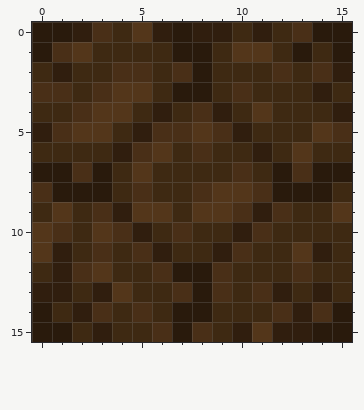
File history of a pixel-art sprite, MoreLights/MoreLightsRP/textures/blocks/dark_oak_lamp.png. Above, as it was before the edit.
The file is 16x16 pixels. Colours within 5 levels of each other are drawn and written as one.
Once edited:
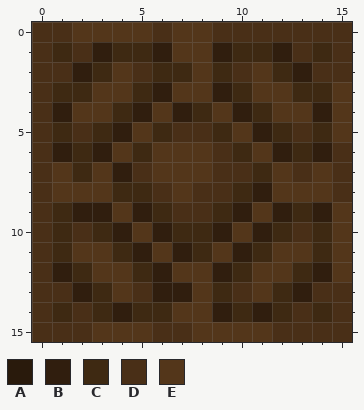
Palette (. is transparent): A #291a0c  B #301e0e  C #3e2912  D #492f17  E #53361a
The author wrote: added cherry_lamp block
Change:
@@ x 0..15 @@
- 0 AABDCEBABBCBCDAA
- 1 ADECCCCAACEECACA
- 2 CBCCDDCDACCCDCDB
- 3 DDCDEECAACDCCCBC
- 4 CCDEECBCDBCECCCB
- 5 BDEECBDDEDBCCCED
- 6 CCCCBDECDCCBCECC
- 7 AADACECCCCDCADAA
- 8 DAAACDCCDEEDAAAC
- 9 CECDBEECEEDBDCCE
-10 EDCEDBCDCCBDCCCC
-11 EBCDCDBCCBDCCEBC
-12 CBDECCDAADCCCDCC
-13 BBCBECCDADCDBCBC
-14 ACBDCDCAACCCDBDA
-15 AACBCCDADCBEBBAA
+ 0 DDEEEEDEEDDDDDDD
+ 1 DCDBCCBEEBCCBDCD
+ 2 DDBCEDCCECDECBDD
+ 3 DCCEECBEEBCEECCE
+ 4 DBEECBEBCEBCEEBE
+ 5 DCDCBECDDCEBCDCE
+ 6 DBCBECEEEDCEBCBD
+ 7 DECEBDEEEDDCEDED
+ 8 DEEECCDEDDCBEEED
+ 9 DCBBEBCDDCBEBCBE
+10 DCDCBEBCCBEBCDCE
+11 DCEECBEBCEBCEECE
+12 DBCEECBEEBCEECBE
+13 DDBCEDBBECDECBDD
+14 DCDCBCCEEBCBCDCD
+15 DDDEEEDDEEEEDDDD
Pixel boxes of the changes (left, top, right, bottom) in both pictures:
changed: (32, 22, 352, 342)
